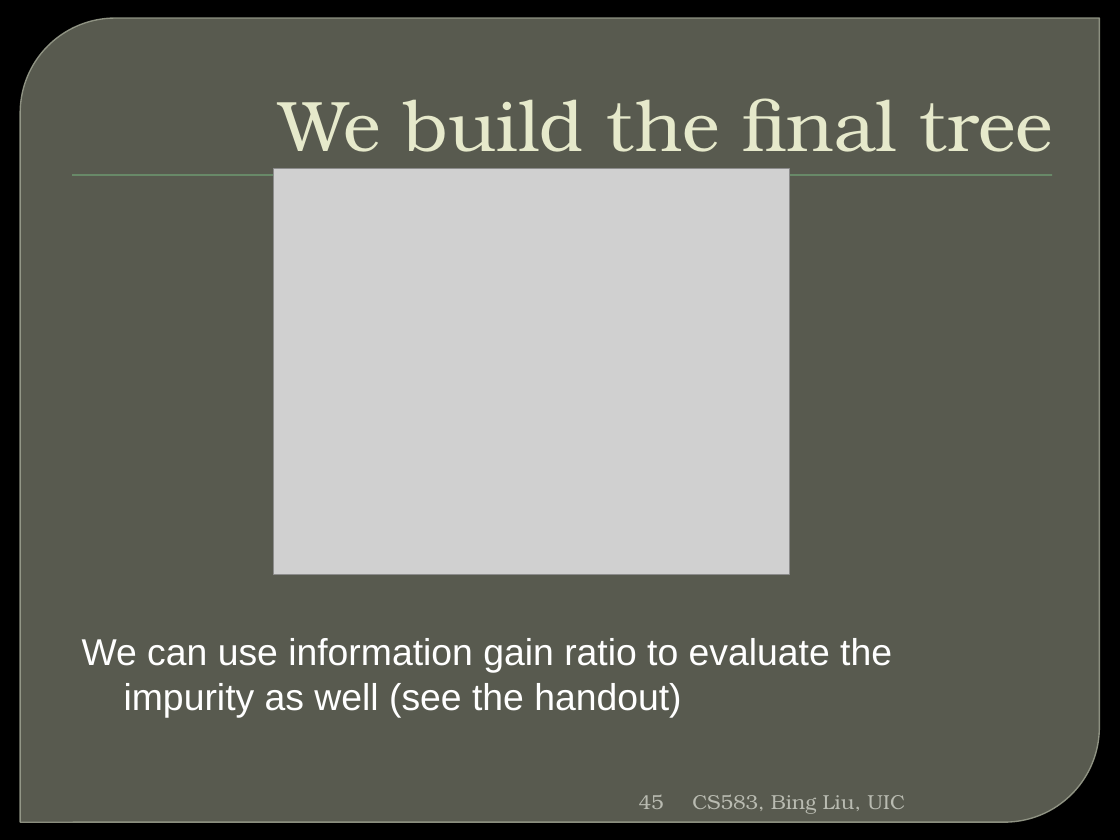
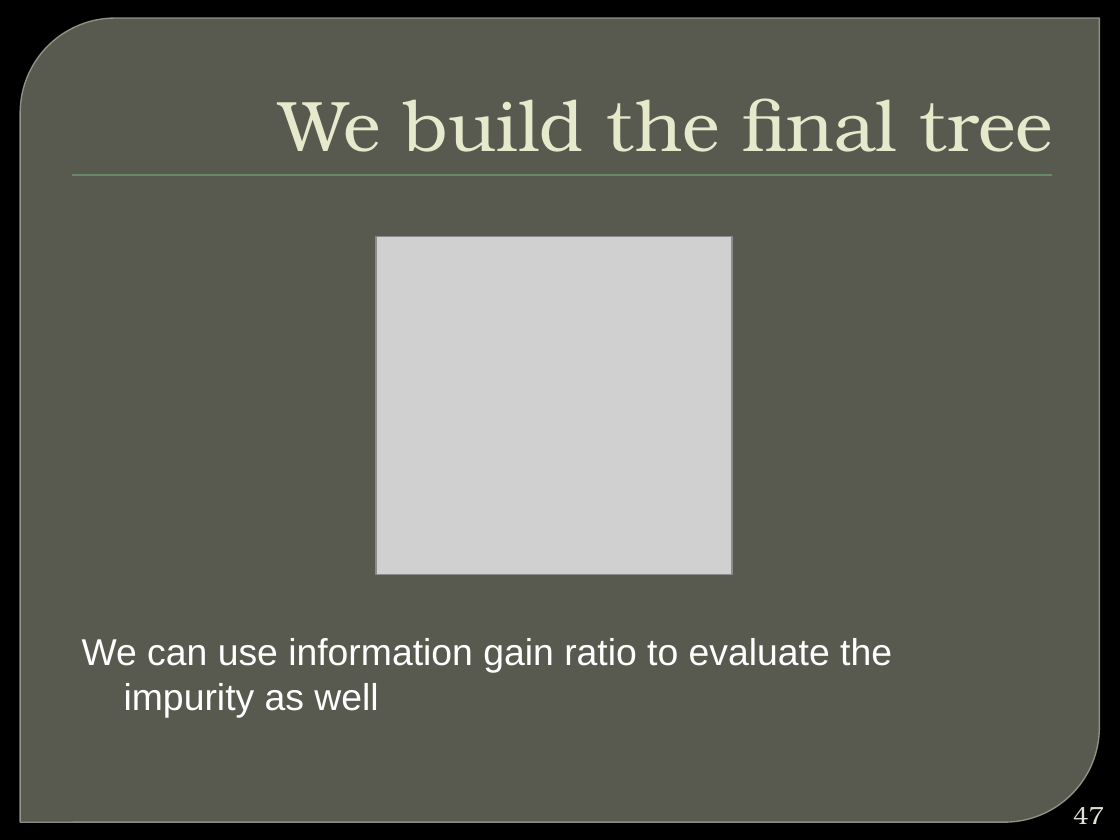
Before and after one commit to winteram/BIA660-2013S, a slide deck: slide 47 of course_docs/20130423/MLclassification.pptx (slide 45 before the commit). Drawn at 1120x840 pixels with LibreOffice and Linux fonts; fonts in the diff are those of the drawing; grey boxes stand for pictures; background and template pictures are left out. Boxes give left, top, right and bottom in pixels: in the first picture for what was removed or moved away, otherwise in the second. Text is boxed around its words. In the diff, an @@ line names an element or a change of style, - is before the commit and + after.

```diff
--- a/course_docs/20130423/MLclassification.pptx
+++ b/course_docs/20130423/MLclassification.pptx
@@ picture: place and size @@
-picture at box(273, 169, 790, 575)
+picture at box(376, 236, 732, 575)
@@ text at box(82, 638, 892, 718): text changed @@
-We can use information gain ratio to evaluate the impurity as well (see the handout)
+We can use information gain ratio to evaluate the impurity as well
@@ page number removed at box(639, 795, 664, 809) @@
-45
@@ text removed at box(692, 794, 905, 814) @@
-CS583, Bing Liu, UIC
@@ page number added at box(1073, 807, 1104, 824), 16 pt, text #E0E0D4 @@
+47
```
Also in this commit, not shown: 38 other slides changed, 22 slides added, 7 slides removed.
